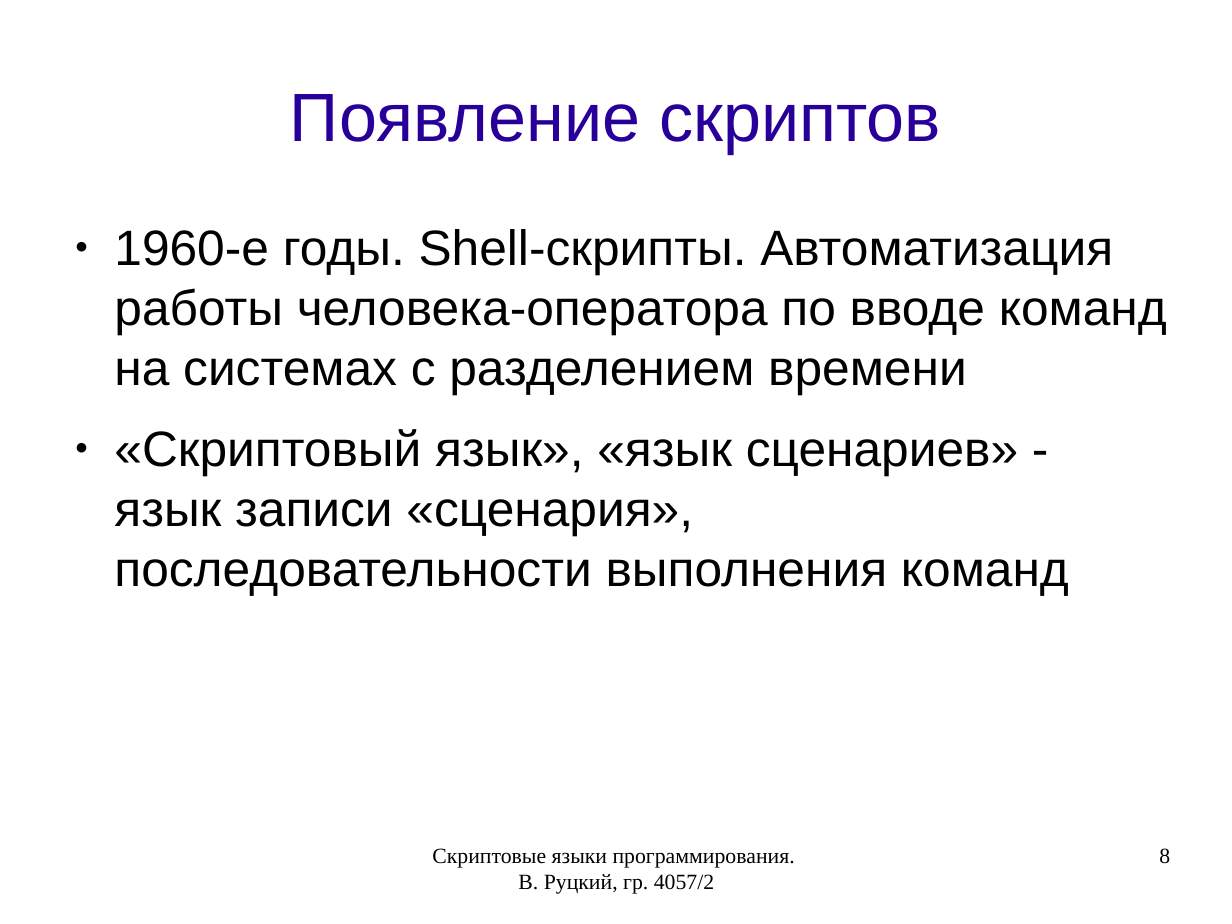
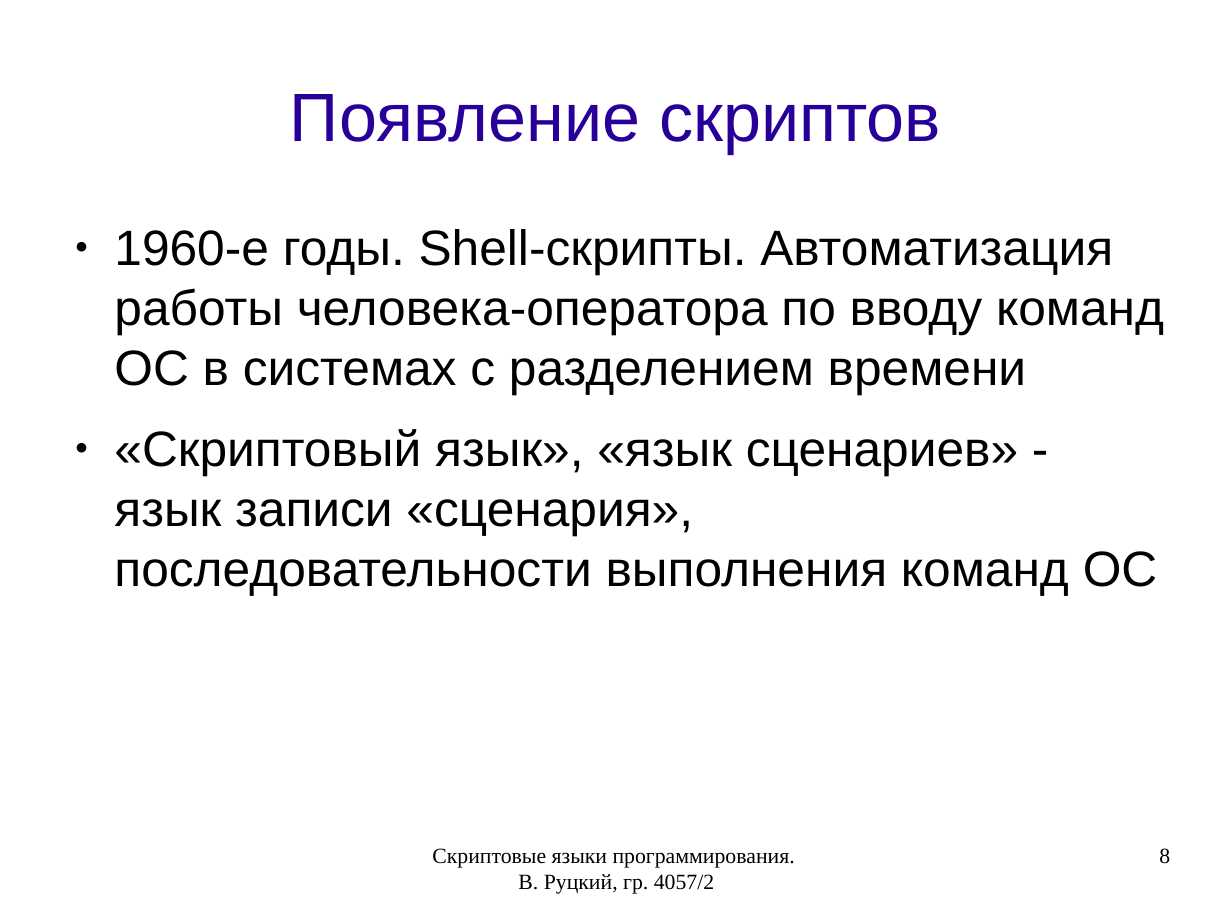
Before and after one commit to rutsky/semester07, a slide deck: slide 8 of Operation_systems/scripting_languages/40572_Rutsky_Scripting_languages.odp. Drawn at 1232x924 pixels with LibreOffice and Linux fonts; fonts in the diff are those of the drawing. Boxes give left, top, right and bottom in pixels: in the first picture for what was removed or moved away, otherwise in the second. Text is boxed around its words. In the diff, an @@ line names an element or a change of style, - is before the commit and + after.

```diff
--- a/Operation_systems/scripting_languages/40572_Rutsky_Scripting_languages.odp
+++ b/Operation_systems/scripting_languages/40572_Rutsky_Scripting_languages.odp
@@ text at (x1=114, y1=229, x2=1164, y2=595): text changed @@
-● 1960-е годы. Shell-скрипты. Автоматизация работы человека-оператора по вводе команд на системах с разделением времени
-● «Скриптовый язык», «язык сценариев» - язык записи «сценария», последовательности выполнения команд
+● 1960-е годы. Shell-скрипты. Автоматизация работы человека-оператора по вводу команд ОС в системах с разделением времени
+● «Скриптовый язык», «язык сценариев» - язык записи «сценария», последовательности выполнения команд ОС
```
Also in this commit, not shown: 8 other slides changed, 16 slides added.
